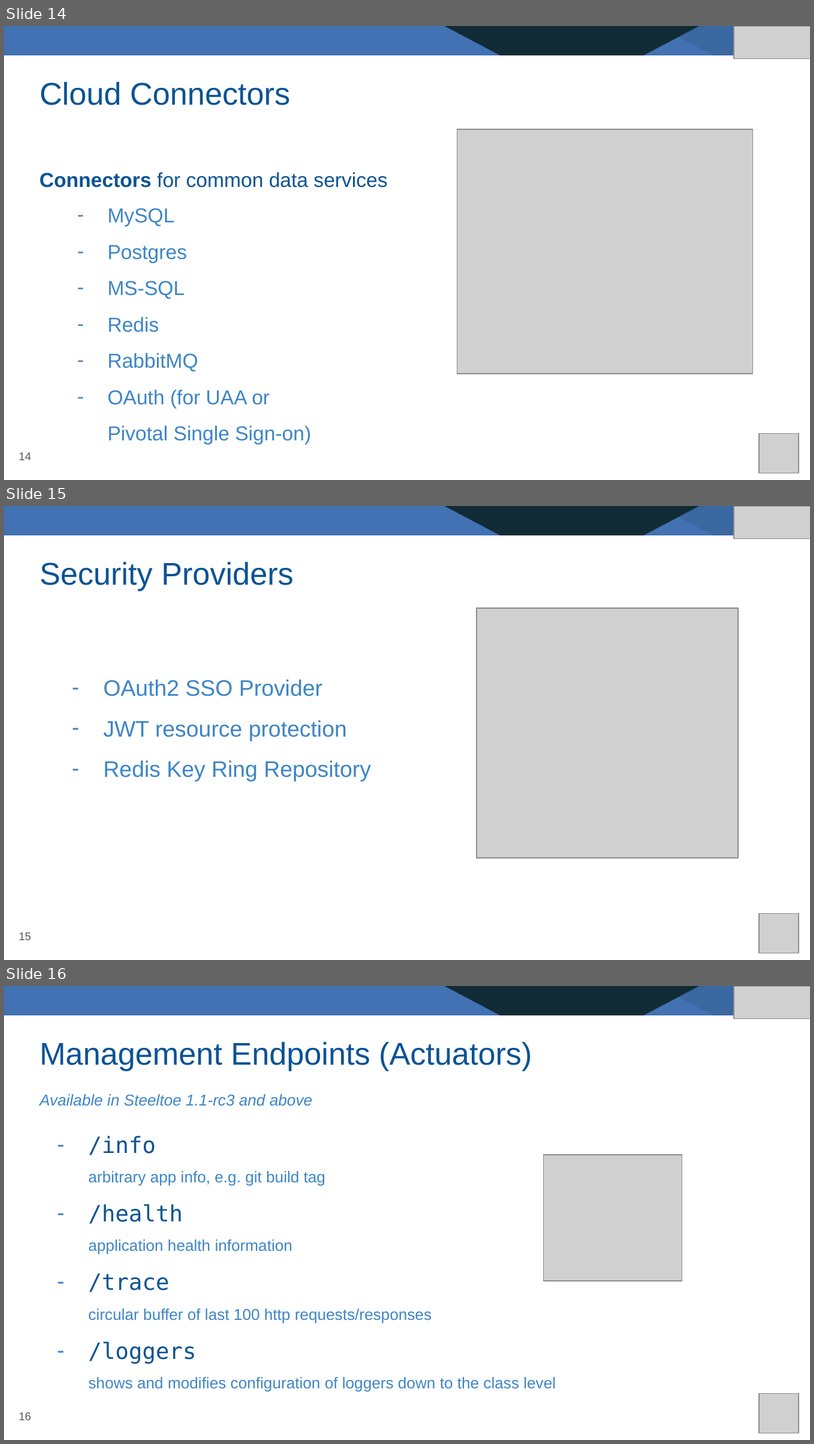
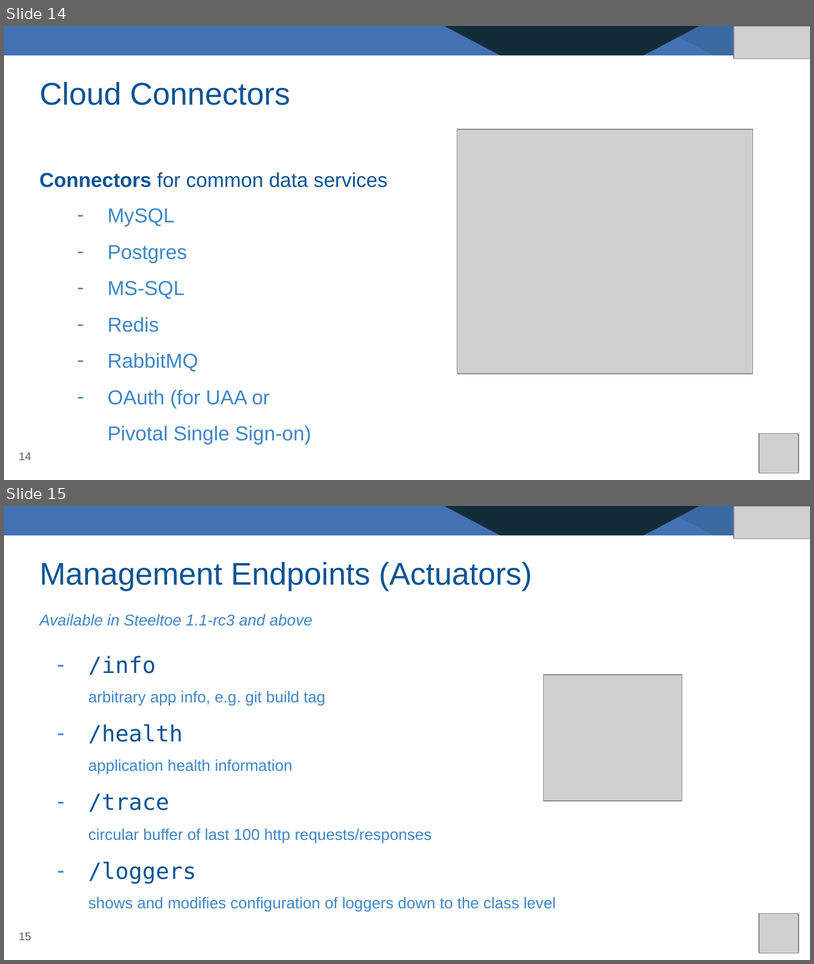
Before and after one commit to tezizzm/AAAWorkshop, a slide deck: 2-Steeltoe Capabilities.pptx. Shown one above the other, each under a label of ours: slides 14, 15 and 16 before the commit, slides 14 and 15 after it. The pictures are 814x1444 and 814x964 pixels, drawn with LibreOffice and Linux fonts; fonts in the diff are those of the drawing; grey boxes stand for pictures. Boxes give left, top, right and bottom in pixels: in the first picture for what was removed or moved away, otherwise in the second. Text is boxed around its words. In the diff, an @@ line names an element or a change of style, - is before the commit and + after.

```diff
--- a/2-Steeltoe Capabilities.pptx
+++ b/2-Steeltoe Capabilities.pptx
@@ slide 15 removed at (4, 506, 810, 960), background #FFFFFF @@
@@ rectangle removed at (4, 506, 810, 535) @@
@@ trapezoid removed at (446, 506, 699, 535) @@
@@ rectangle removed at (583, 506, 810, 535) @@
@@ triangle removed at (623, 511, 713, 535) @@
@@ picture removed at (735, 506, 810, 539) @@
@@ title removed at (39, 562, 294, 591) @@
-Security Providers
@@ picture removed at (477, 609, 738, 858) @@
@@ text removed at (104, 679, 371, 781) @@
-– OAuth2 SSO Provider
-– JWT resource protection
-– Redis Key Ring Repository
@@ picture removed at (759, 913, 799, 953) @@
@@ page number removed at (19, 932, 32, 940) @@
-15
@@ what was slide 16 is now slide 15 @@
@@ page number at (19, 932, 32, 940): text changed @@
-16
+15
```
Also in this commit, not shown: 1 other file.
